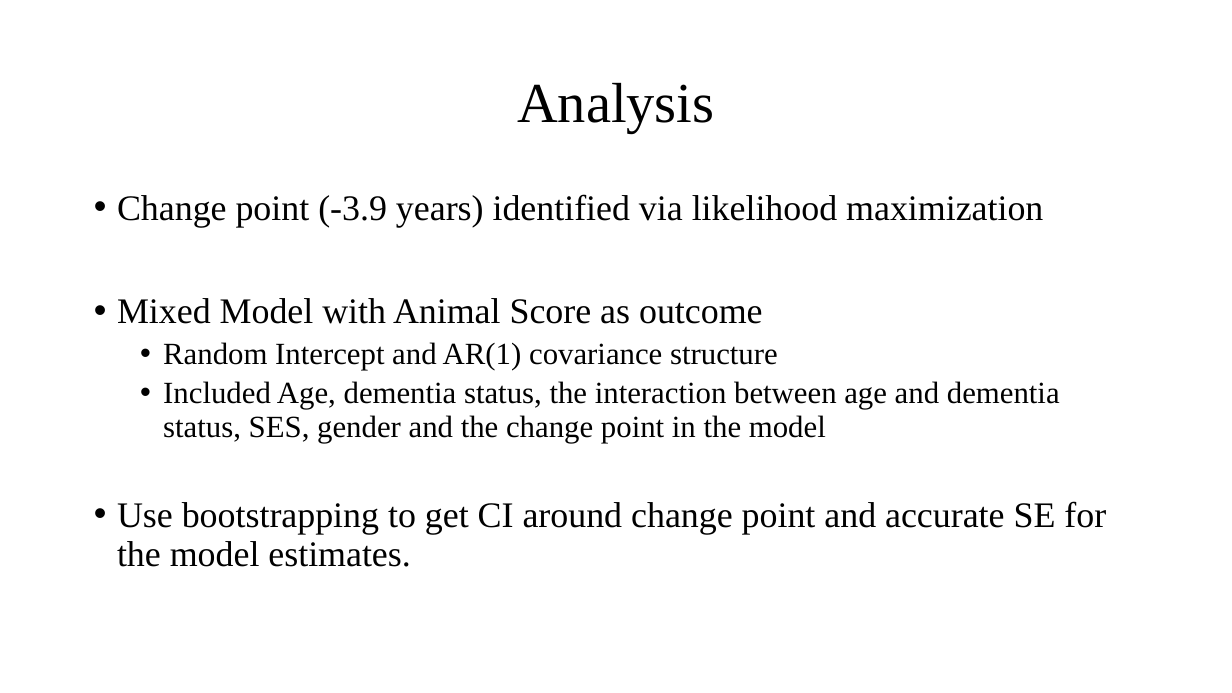
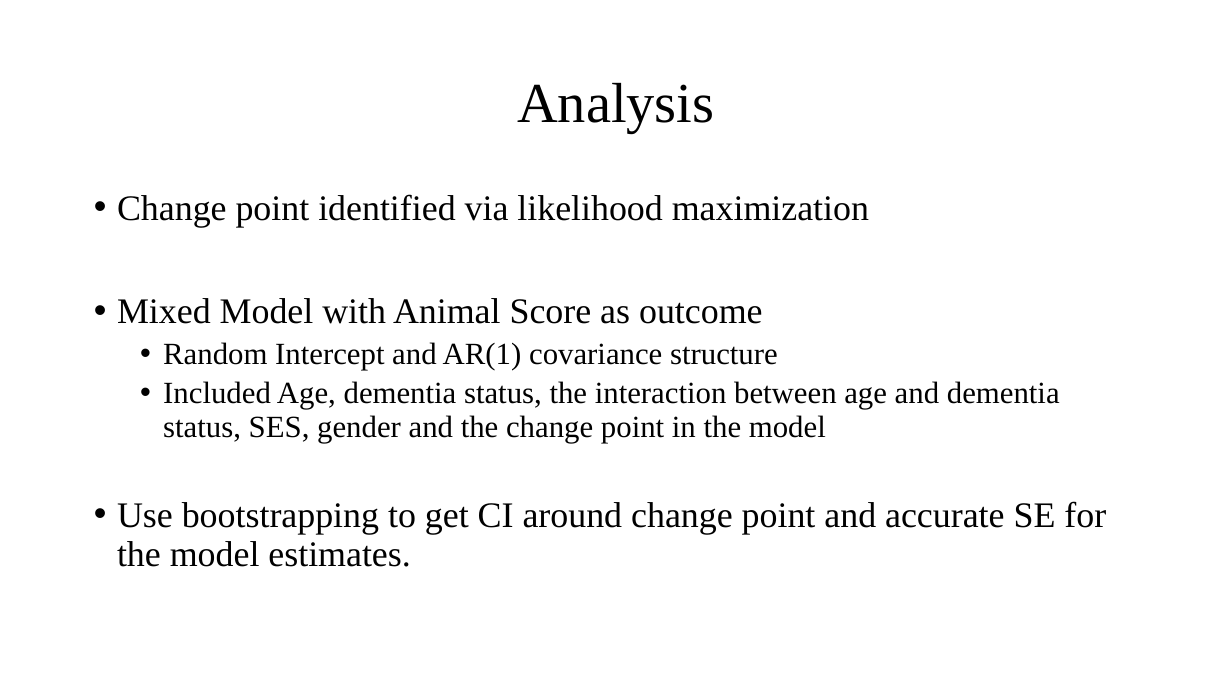
Before and after one commit to elcotton/bios6623-elcotton, a slide deck: slide 4 of Project3/Reports/BIOS6623_Project3_FinalPresentation.pptx. Drawn at 1232x693 pixels with LibreOffice and Linux fonts; fonts in the diff are those of the drawing. Boxes give left, top, right and bottom in pixels: in the first picture for what was removed or moved away, otherwise in the second. Text is boxed around its words. In the diff, an @@ line names an element or a change of style, - is before the commit and + after.

```diff
--- a/Project3/Reports/BIOS6623_Project3_FinalPresentation.pptx
+++ b/Project3/Reports/BIOS6623_Project3_FinalPresentation.pptx
@@ text at bbox=[117, 194, 869, 227]: text changed @@
-• Change point (-3.9 years) identified via likelihood maximization
+• Change point identified via likelihood maximization
```
Also in this commit, not shown: 2 other slides changed, 3 other files.
